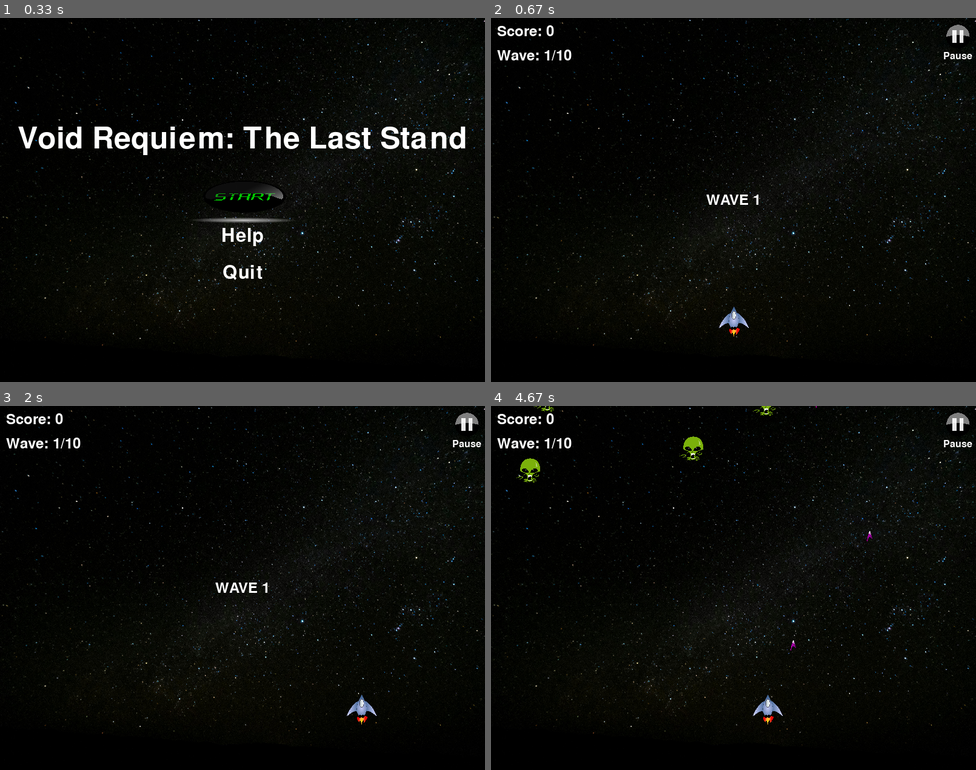
Above: before the commit, frames 1-4 (two rows, left to right).
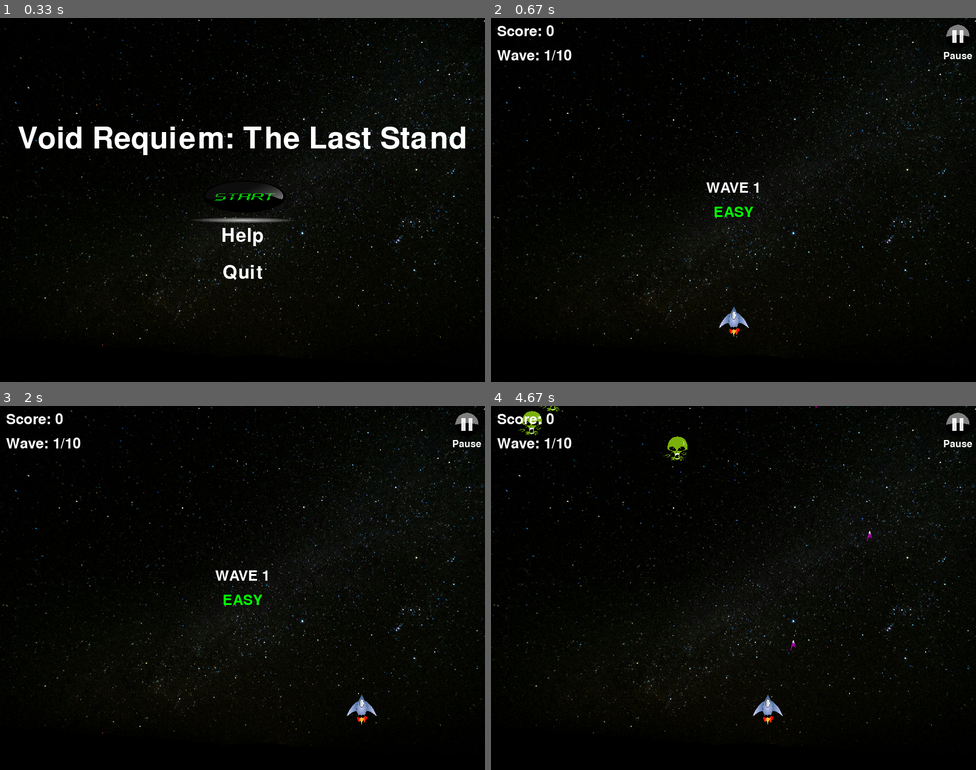
Above: after the commit, the same moments.

Repository: Aminsfnhdez/void-requiem-pygame
Game: pygame game, started from main.py
Two runs of this game, one before a commit and one after it. Both use one fixed random seed, a clock stepped at 60 frames per second and the inputs below.
Inputs (mouse positions are in pixels of both pictures, inside the frame that each line leads up to):
- Up to frame 1 (0.33 s): no input
- Up to frame 2 (0.67 s): click (733, 200) at 0.38 s
- Up to frame 3 (2 s): click (465, 424) at 0.72 s; click (242, 609) at 1.22 s; hold Right 1.5-1.97 s
- Up to frame 4 (4.67 s): hold Right 2-2.47 s; hold Left 2.5-3.03 s; hold Left 3.07-3.47 s; tap Space at 3.13, 3.43, 3.57, 3.87, 4.23, 4.53 s; hold Right 3.5-4.13 s; hold Left 4.17-4.63 s

Frame 1 is identical in both runs. In frame 2, 0.4% of the frame differs, in the area x 44-56%, y 45-55%; in frame 3, 0.4%; in frame 4, 0.6%, in the area x 5-59%, y 0-21%.

Commit message:
add Final Boss, progressive difficulty and update README.MD

Diff:
--- a/enemy.py
+++ b/enemy.py
@@ -5,6 +5,9 @@
     """
     Clase que representa a los enemigos en el juego. Hereda de pygame.sprite.Sprite.
     """
+    # Variable de clase para controlar si el jefe ya apareció
+    boss_has_spawned = False
+
     def __init__(self, wave):
         """
         Inicializa el enemigo con una imagen, posición, velocidad y salud basado en la oleada.
@@ -13,16 +16,38 @@
         """
         super().__init__()
         # Determinar qué tipo de enemigo crear basado en la oleada
-        if wave >= 5 and random.random() < 0.4:  # 40% de probabilidad de enemy2 después de oleada 5
+        if wave == 10 and not Enemy.boss_has_spawned:  # Verificar si el jefe no ha aparecido
+            original_image = pygame.image.load("assets/boss-final.png").convert_alpha()
+            self.image = pygame.transform.scale(original_image, (120, 120))  # Tamaño más grande para el jefe
+            self.health = 20  # 20 impactos para derrotar al jefe
+            self.is_boss = True
+            self.max_health = 20  # Para la barra de vida
+            Enemy.boss_has_spawned = True  # Marcar que el jefe ya apareció
+        elif wave >= 5 and random.random() < 0.4:
             original_image = pygame.image.load("assets/enemy2.png").convert_alpha()
-            self.health = 2  # Enemigos tipo 2 necesitan 2 impactos
+            self.image = pygame.transform.scale(original_image, (40, 40))
+            self.health = 2
+            self.is_boss = False
         else:
             original_image = pygame.image.load("assets/enemy.png").convert_alpha()
-            self.health = 1  # Enemigos normales necesitan 1 impacto
+            self.image = pygame.transform.scale(original_image, (40, 40))
+            self.health = 1
+            self.is_boss = False
 
-        self.image = pygame.transform.scale(original_image, (40, 40))
-        self.rect = self.image.get_rect(center=(random.randint(50, 750), -50))
-        self.speed = random.randint(1, 2)
+        self.rect = self.image.get_rect()
+        if self.is_boss:
+            self.rect.centerx = 400  # Centrar el jefe horizontalmente
+            self.rect.top = -120  # Comenzar fuera de la pantalla
+            self.speed = 2  # Velocidad fija para el jefe
+        else:
+            self.rect.center = (random.randint(50, 750), -50)
+            # Determinar velocidad según la dificultad de la oleada
+            if wave <= 3:  # Fácil
+                self.speed = random.randint(1, 1)
+            elif wave <= 6:  # Medio
+                self.speed = random.randint(1, 2)
+            else:  # Difícil (oleadas 7-9)
+                self.speed = random.randint(2, 3)
 
     def hit(self):
         """
@@ -40,3 +65,19 @@
         self.rect.y += self.speed
         if self.rect.top > 600:
             self.kill()
+
+    def draw_health_bar(self, screen):
+        """
+        Dibuja la barra de vida del jefe final.
+        """
+        if self.is_boss:
+            bar_width = 200
+            bar_height = 20
+            bar_x = 300  # Centrada horizontalmente
+            bar_y = 20   # Cerca de la parte superior
+
+            # Barra de fondo (roja)
+            pygame.draw.rect(screen, (255, 0, 0), (bar_x, bar_y, bar_width, bar_height))
+            # Barra de vida actual (verde)
+            health_width = (self.health / self.max_health) * bar_width
+            pygame.draw.rect(screen, (0, 255, 0), (bar_x, bar_y, health_width, bar_height))
--- a/main.py
+++ b/main.py
@@ -5,6 +5,7 @@
 from enemy import Enemy
 from bullet import Bullet
 from buff import Buff
+from menu import Menu
 
 # Inicializar PyGame
 pygame.init()
@@ -40,12 +41,8 @@
 bullets = pygame.sprite.Group()
 buffs = pygame.sprite.Group()
 
-# Cargar imágenes del menú y UI
-start_button_img = pygame.image.load("assets/start.png")
-start_button_img = pygame.transform.scale(start_button_img, (200, 80))
-start_button_hover = pygame.transform.scale(start_button_img, (220, 88))
-pause_button_img = pygame.image.load("assets/pause.png")
-pause_button_img = pygame.transform.scale(pause_button_img, (40, 40))  # Ajusta el tamaño según necesites
+# Crear instancia del menú
+menu = Menu()
 
 # Función para generar enemigos periódicamente
 def spawn_enemy():
@@ -65,124 +62,35 @@
 
 # Función para mostrar mensaje de oleada
 def draw_wave_message():
-    # Hacer que el mensaje parpadea usando una función seno
     if (pygame.time.get_ticks() // 200) % 2:  # Parpadeo cada 200ms
-        wave_message = font.render(f"WAVE {current_wave}", True, (255, 255, 255))
-        message_rect = wave_message.get_rect(center=(WIDTH//2, HEIGHT//2))
-        screen.blit(wave_message, message_rect)
-
-# Función para dibujar el menú
-def draw_menu():
-    screen.blit(background, (0, 0))
-    title_font = pygame.font.Font(None, 74)
-    button_font = pygame.font.Font(None, 46)
-
-    # Título del juego
-    title = title_font.render("Void Requiem: The Last Stand", True, (255, 255, 255))
-    title_rect = title.get_rect(center=(WIDTH//2, HEIGHT//3))
-    screen.blit(title, title_rect)
-
-    # Obtener posición del mouse
-    mouse_pos = pygame.mouse.get_pos()
-
-    # Botón de inicio con imagen
-    start_rect = start_button_img.get_rect(center=(WIDTH//2, HEIGHT//2))
-    if start_rect.collidepoint(mouse_pos):
-        hover_rect = start_button_hover.get_rect(center=(WIDTH//2, HEIGHT//2))
-        screen.blit(start_button_hover, hover_rect)
-        start_rect = hover_rect
-    else:
-        screen.blit(start_button_img, start_rect)
-
-    # Botón Help
-    help_text = button_font.render("Help", True, (255, 255, 255))
-    help_rect = help_text.get_rect(center=(WIDTH//2, HEIGHT//2 + 60))
-    if help_rect.collidepoint(mouse_pos):
-        help_text = pygame.font.Font(None, 52).render("Help", True, (255, 255, 0))
-        help_rect = help_text.get_rect(center=(WIDTH//2, HEIGHT//2 + 60))
-    screen.blit(help_text, help_rect)
-
-    # Botón Quit
-    quit_text = button_font.render("Quit", True, (255, 255, 255))
-    quit_rect = quit_text.get_rect(center=(WIDTH//2, HEIGHT//2 + 120))
-    if quit_rect.collidepoint(mouse_pos):
-        quit_text = pygame.font.Font(None, 52).render("Quit", True, (255, 255, 0))
-        quit_rect = quit_text.get_rect(center=(WIDTH//2, HEIGHT//2 + 120))
-    screen.blit(quit_text, quit_rect)
-
-    return start_rect, help_rect, quit_rect
-
-def draw_help_screen():
-    screen.blit(background, (0, 0))
-    font = pygame.font.Font(None, 46)
-    title_font = pygame.font.Font(None, 74)
-
-    # Título
-    title = title_font.render("Controls", True, (255, 255, 255))
-    screen.blit(title, (WIDTH//2 - title.get_width()//2, 50))
-
-    # Controles
-    controls = [
-        "Move Left: LEFT ARROW",
-        "Move Right: RIGHT ARROW",
-        "Shoot: SPACE",
-        "",
-        "Collect power-ups to get double shot!",
-        "Survive all waves to win!"
-    ]
-
-    y = HEIGHT//3
-    for line in controls:
-        text = font.render(line, True, (255, 255, 255))
-        screen.blit(text, (WIDTH//2 - text.get_width()//2, y))
-        y += 50
-
-    # Botón Back
-    back_text = font.render("Back to Menu", True, (255, 255, 255))
-    back_rect = back_text.get_rect(center=(WIDTH//2, HEIGHT - 100))
-
-    # Efecto hover para el botón Back
-    mouse_pos = pygame.mouse.get_pos()
-    if back_rect.collidepoint(mouse_pos):
-        back_text = pygame.font.Font(None, 52).render("Back to Menu", True, (255, 255, 0))
-        back_rect = back_text.get_rect(center=(WIDTH//2, HEIGHT - 100))
-
-    screen.blit(back_text, back_rect)
-    return back_rect
-
-def draw_pause_button():
-    # Dibujar el botón de pausa
-    pause_rect = pause_button_img.get_rect()
-    pause_rect.topright = (WIDTH - 10, 10)  # 10 píxeles de margen
-    screen.blit(pause_button_img, pause_rect)
-
-    # Agregar texto "Pause" debajo del botón
-    pause_font = pygame.font.Font(None, 24)  # Fuente más pequeña para el texto
-    pause_text = pause_font.render("Pause", True, (255, 255, 255))
-    text_rect = pause_text.get_rect()
-    text_rect.centerx = pause_rect.centerx
-    text_rect.top = pause_rect.bottom + 5  # 5 píxeles de espacio entre el botón y el texto
-    screen.blit(pause_text, text_rect)
-
-    return pause_rect
-
-def draw_pause_screen():
-    # Oscurecer la pantalla
-    s = pygame.Surface((WIDTH, HEIGHT))
-    s.set_alpha(128)
-    s.fill((0, 0, 0))
-    screen.blit(s, (0, 0))
-
-    font = pygame.font.Font(None, 74)
-    text = font.render("PAUSED", True, (255, 255, 255))
-    text_rect = text.get_rect(center=(WIDTH//2, HEIGHT//2))
-    screen.blit(text, text_rect)
-
-    # Botón para continuar
-    continue_font = pygame.font.Font(None, 46)
-    continue_text = continue_font.render("Click anywhere to continue", True, (255, 255, 255))
-    continue_rect = continue_text.get_rect(center=(WIDTH//2, HEIGHT//2 + 60))
-    screen.blit(continue_text, continue_rect)
+        # Determinar el mensaje y color según la oleada
+        if current_wave == 10:
+            wave_text = "FINAL WAVE"
+            difficulty_text = "BOSS BATTLE"
+            color = (255, 0, 0)  # Rojo para el jefe
+        else:
+            wave_text = f"WAVE {current_wave}"
+            if current_wave <= 3:
+                difficulty_text = "EASY"
+                color = (0, 255, 0)  # Verde
+            elif current_wave <= 6:
+                difficulty_text = "MEDIUM"
+                color = (255, 165, 0)  # Naranja
+            else:
+                difficulty_text = "HARD"
+                color = (255, 0, 0)  # Rojo
+
+        # Renderizar textos
+        wave_message = font.render(wave_text, True, (255, 255, 255))
+        difficulty_message = font.render(difficulty_text, True, color)
+
+        # Posicionar textos
+        wave_rect = wave_message.get_rect(center=(WIDTH//2, HEIGHT//2 - 20))
+        diff_rect = difficulty_message.get_rect(center=(WIDTH//2, HEIGHT//2 + 20))
+
+        # Dibujar textos
+        screen.blit(wave_message, wave_rect)
+        screen.blit(difficulty_message, diff_rect)
 
 # Estado del juego
 game_state = "menu"  # Puede ser "menu", "playing", "help" o "paused"
@@ -195,7 +103,7 @@
 
     if game_state == "menu":
         # Dibujar menú
-        start_rect, help_rect, quit_rect = draw_menu()
+        start_rect, help_rect, quit_rect = menu.draw_menu(screen)
 
         # Manejar eventos del menú
         for event in pygame.event.get():
@@ -228,7 +136,7 @@
         continue
 
     elif game_state == "help":
-        back_rect = draw_help_screen()
+        back_rect = menu.draw_help_screen(screen)
 
         for event in pygame.event.get():
             if event.type == pygame.QUIT:
@@ -241,7 +149,7 @@
         continue
 
     elif game_state == "paused":
-        draw_pause_screen()
+        menu.draw_pause_screen(screen)
 
         for event in pygame.event.get():
             if event.type == pygame.QUIT:
@@ -259,7 +167,7 @@
 
             if event.type == pygame.MOUSEBUTTONDOWN:
                 mouse_pos = pygame.mouse.get_pos()
-                pause_rect = pause_button_img.get_rect(topright=(WIDTH - 10, 10))
+                pause_rect = menu.draw_pause_button(screen)
                 if pause_rect.collidepoint(mouse_pos):
                     game_state = "paused"
                     continue
@@ -314,12 +222,17 @@
         current_wave += 1
         enemies_in_wave = 0
         if current_wave > max_waves:
-            # Victoria - el jugador ha completado todas las oleadas
-            victory_text = font.render("¡Victoria!", True, (255, 255, 255))
-            screen.blit(victory_text, (WIDTH//2 - 50, HEIGHT//2))
+            # Victoria - mostrar mensaje y volver al menú
+            victory_font = pygame.font.Font(None, 48)
+            victory_text = victory_font.render("¡La galaxia está a salvo gracias a tus valientes hazañas, guerrero!", True, (255, 255, 255))
+            victory_rect = victory_text.get_rect(center=(WIDTH//2, HEIGHT//2))
+            screen.blit(victory_text, victory_rect)
             pygame.display.flip()
-            pygame.time.wait(2000)  # Esperar 2 segundos
-            running = False
+            pygame.time.wait(3000)  # Esperar 3 segundos
+            # Reiniciar el estado del juego
+            game_state = "menu"
+            Enemy.boss_has_spawned = False
+            continue
         else:
             # Iniciar transición a la siguiente oleada
             wave_transition = True
@@ -327,7 +240,18 @@
 
     # Colisión de enemigos con el jugador (fin del juego)
     if pygame.sprite.spritecollide(player, enemies, True):
-        running = False  # Fin del juego
+        # Mostrar mensaje de game over
+        game_over_font = pygame.font.Font(None, 48)
+        game_over_text = game_over_font.render("¡Game Over!", True, (255, 0, 0))
+        game_over_rect = game_over_text.get_rect(center=(WIDTH//2, HEIGHT//2))
+        screen.blit(game_over_text, game_over_rect)
+        pygame.display.flip()
+        pygame.time.wait(2000)  # Esperar 2 segundos
+
+        # Reiniciar el juego y volver al menú
+        game_state = "menu"
+        Enemy.boss_has_spawned = False
+        continue
 
     # Generar buff cuando el score alcanza múltiplos de 1000
     if score > 0 and score % 1000 == 0 and len(buffs) == 0:
@@ -345,12 +269,20 @@
     screen.blit(background, (0, 0))
     all_sprites.draw(screen)
     draw_score()
-    draw_pause_button()  # Dibujar el botón de pausa
+    menu.draw_pause_button(screen)
+
+    # Dibujar barra de vida del jefe si existe
+    for enemy in enemies:
+        if hasattr(enemy, 'is_boss') and enemy.is_boss:
+            enemy.draw_health_bar(screen)
 
     if wave_transition:
         draw_wave_message()
 
     pygame.display.flip()
 
+    if current_wave > max_waves:
+        Enemy.boss_has_spawned = False  # Reiniciar el estado del jefe
+
 # Salir del juego
 pygame.quit()
--- /dev/null
+++ b/menu.py
@@ -0,0 +1,122 @@
+import pygame
+from config import WIDTH, HEIGHT
+
+class Menu:
+    def __init__(self):
+        # Cargar imágenes del menú y UI
+        self.font = pygame.font.Font(None, 36)
+        self.start_button_img = pygame.image.load("assets/start.png")
+        self.start_button_img = pygame.transform.scale(self.start_button_img, (200, 80))
+        self.start_button_hover = pygame.transform.scale(self.start_button_img, (220, 88))
+        self.pause_button_img = pygame.image.load("assets/pause.png")
+        self.pause_button_img = pygame.transform.scale(self.pause_button_img, (40, 40))
+        self.background = pygame.image.load("assets/background.jpg")
+        self.background = pygame.transform.scale(self.background, (WIDTH, HEIGHT))
+
+    def draw_menu(self, screen):
+        screen.blit(self.background, (0, 0))
+        title_font = pygame.font.Font(None, 74)
+        button_font = pygame.font.Font(None, 46)
+
+        # Título del juego
+        title = title_font.render("Void Requiem: The Last Stand", True, (255, 255, 255))
+        title_rect = title.get_rect(center=(WIDTH//2, HEIGHT//3))
+        screen.blit(title, title_rect)
+
+        # Obtener posición del mouse
+        mouse_pos = pygame.mouse.get_pos()
+
+        # Botón de inicio con imagen
+        start_rect = self.start_button_img.get_rect(center=(WIDTH//2, HEIGHT//2))
+        if start_rect.collidepoint(mouse_pos):
+            hover_rect = self.start_button_hover.get_rect(center=(WIDTH//2, HEIGHT//2))
+            screen.blit(self.start_button_hover, hover_rect)
+            start_rect = hover_rect
+        else:
+            screen.blit(self.start_button_img, start_rect)
+
+        # Botón Help
+        help_text = button_font.render("Help", True, (255, 255, 255))
+        help_rect = help_text.get_rect(center=(WIDTH//2, HEIGHT//2 + 60))
+        if help_rect.collidepoint(mouse_pos):
+            help_text = pygame.font.Font(None, 52).render("Help", True, (255, 255, 0))
+            help_rect = help_text.get_rect(center=(WIDTH//2, HEIGHT//2 + 60))
+        screen.blit(help_text, help_rect)
+
+        # Botón Quit
+        quit_text = button_font.render("Quit", True, (255, 255, 255))
+        quit_rect = quit_text.get_rect(center=(WIDTH//2, HEIGHT//2 + 120))
+        if quit_rect.collidepoint(mouse_pos):
+            quit_text = pygame.font.Font(None, 52).render("Quit", True, (255, 255, 0))
+            quit_rect = quit_text.get_rect(center=(WIDTH//2, HEIGHT//2 + 120))
+        screen.blit(quit_text, quit_rect)
+
+        return start_rect, help_rect, quit_rect
+
+    def draw_help_screen(self, screen):
+        screen.blit(self.background, (0, 0))
+        font = pygame.font.Font(None, 46)
+        title_font = pygame.font.Font(None, 74)
+
+        # Título
+        title = title_font.render("Controls", True, (255, 255, 255))
+        screen.blit(title, (WIDTH//2 - title.get_width()//2, 50))
+
+        # Controles
+        controls = [
+            "Move Left: LEFT ARROW",
+            "Move Right: RIGHT ARROW",
+            "Shoot: SPACE",
+            "",
+            "Collect power-ups to get double shot!",
+            "Survive all waves to win!"
+        ]
+
+        y = HEIGHT//3
+        for line in controls:
+            text = font.render(line, True, (255, 255, 255))
+            screen.blit(text, (WIDTH//2 - text.get_width()//2, y))
+            y += 50
+
+        # Botón Back
+        back_text = font.render("Back to Menu", True, (255, 255, 255))
+        back_rect = back_text.get_rect(center=(WIDTH//2, HEIGHT - 100))
+
+        # Efecto hover para el botón Back
+        mouse_pos = pygame.mouse.get_pos()
+        if back_rect.collidepoint(mouse_pos):
+            back_text = pygame.font.Font(None, 52).render("Back to Menu", True, (255, 255, 0))
+            back_rect = back_text.get_rect(center=(WIDTH//2, HEIGHT - 100))
+
+        screen.blit(back_text, back_rect)
+        return back_rect
+
+    def draw_pause_button(self, screen):
+        pause_rect = self.pause_button_img.get_rect()
+        pause_rect.topright = (WIDTH - 10, 10)
+        screen.blit(self.pause_button_img, pause_rect)
+
+        pause_font = pygame.font.Font(None, 24)
+        pause_text = pause_font.render("Pause", True, (255, 255, 255))
+        text_rect = pause_text.get_rect()
+        text_rect.centerx = pause_rect.centerx
+        text_rect.top = pause_rect.bottom + 5
+        screen.blit(pause_text, text_rect)
+
+        return pause_rect
+
+    def draw_pause_screen(self, screen):
+        s = pygame.Surface((WIDTH, HEIGHT))
+        s.set_alpha(128)
+        s.fill((0, 0, 0))
+        screen.blit(s, (0, 0))
+
+        font = pygame.font.Font(None, 74)
+        text = font.render("PAUSED", True, (255, 255, 255))
+        text_rect = text.get_rect(center=(WIDTH//2, HEIGHT//2))
+        screen.blit(text, text_rect)
+
+        continue_font = pygame.font.Font(None, 46)
+        continue_text = continue_font.render("Click anywhere to continue", True, (255, 255, 255))
+        continue_rect = continue_text.get_rect(center=(WIDTH//2, HEIGHT//2 + 60))
+        screen.blit(continue_text, continue_rect)
Not shown, changed: README.MD
Binary file added: assets/boss-final.png
